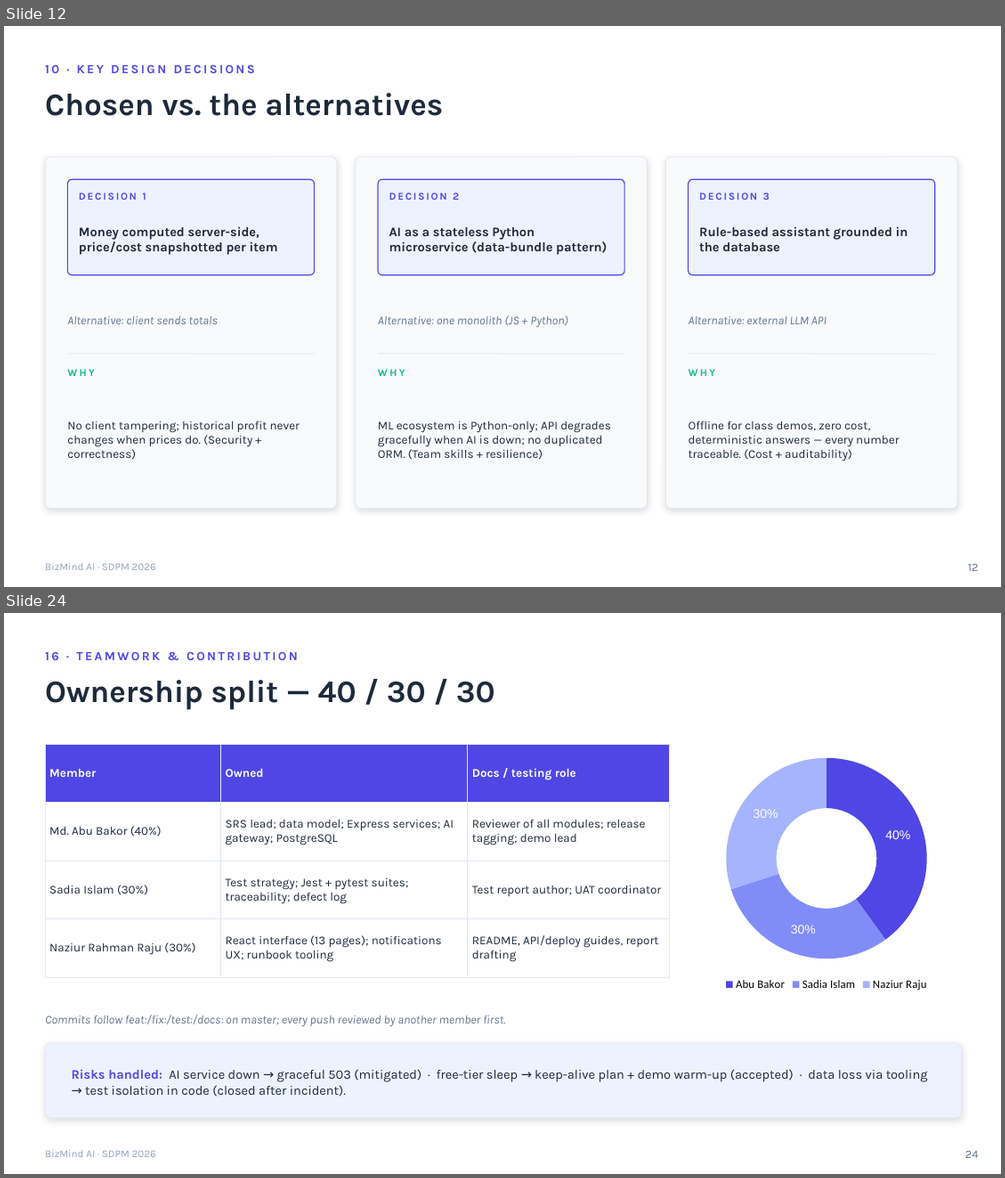
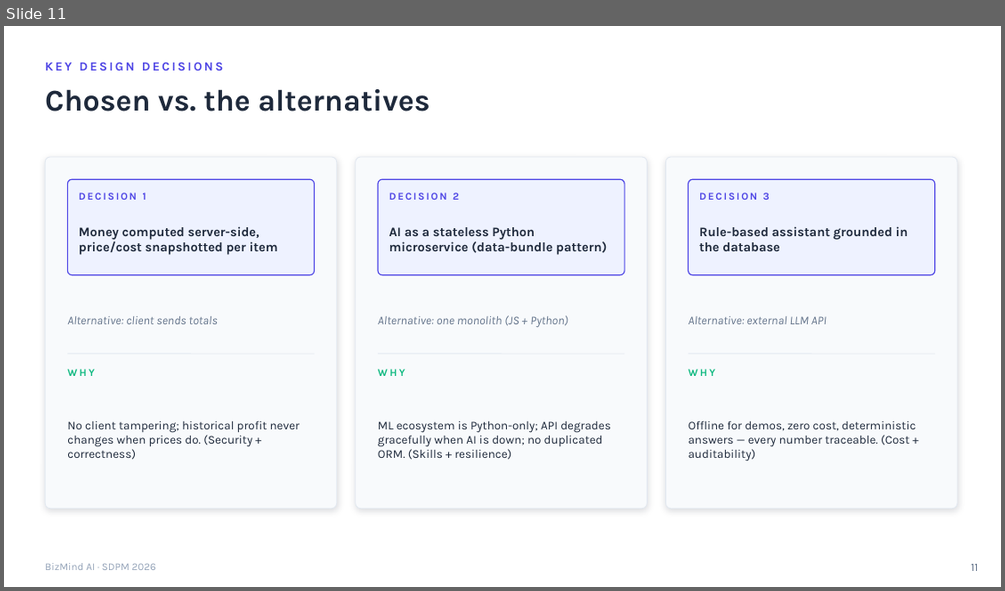
Before and after one commit to bakorish/bizmind-ai, a slide deck: docs/BizMind_AI_SDPM_Presentation.pptx. Shown one above the other, each under a label of ours: slides 12 and 24 before the commit, slide 11 after it; the slides between them are not shown. The pictures are 1005x1178 and 1005x591 pixels, drawn with LibreOffice and Linux fonts; fonts in the diff are those of the drawing. Boxes give left, top, right and bottom in pixels: in the first picture for what was removed or moved away, otherwise in the second. Text is boxed around its words. In the diff, an @@ line names an element or a change of style, - is before the commit and + after.

Commit message:
Presentation v2: compact 20-slide deck, no per-member work attribution

```diff
--- a/docs/BizMind_AI_SDPM_Presentation.pptx
+++ b/docs/BizMind_AI_SDPM_Presentation.pptx
@@ slide 24 removed at bbox=[4, 613, 1001, 1174], background #FFFFFF @@
@@ text removed at bbox=[45, 651, 298, 660] @@
-16 · TEAMWORK & CONTRIBUTION
@@ text removed at bbox=[45, 680, 495, 710] @@
-Ownership split — 40 / 30 / 30
@@ table removed at bbox=[45, 744, 670, 965], 4 rows, 3 columns @@
-Member | Owned | Docs / testing role
-Md. Abu Bakor (40%) | SRS lead; data model; Express services; AI gateway; PostgreSQL | Reviewer of all modules; release tagging; demo lead
-Sadia Islam (30%) | Test strategy; Jest + pytest suites; traceability; defect log | Test report author; UAT coordinator
-Naziur Rahman Raju (30%) | React interface (13 pages); notifications UX; runbook tooling | README, API/deploy guides, report drafting
@@ doughnut chart removed at bbox=[688, 747, 965, 995] @@
-categories: Abu Bakor, Sadia Islam, Naziur Raju
-Series 1: 40, 30, 30
@@ text removed at bbox=[45, 1014, 505, 1026] @@
-Commits follow feat:/fix:/test:/docs: on master; every push reviewed by another member first.
@@ rounded rectangle removed at bbox=[45, 1043, 961, 1118] @@
@@ text removed at bbox=[72, 1069, 928, 1096] @@
-Risks handled: AI service down → graceful 503 (mitigated) · free-tier sleep → keep-alive plan + demo warm-up (accepted) · data loss via tooling → test isolation in code (closed after incident).
@@ text removed at bbox=[45, 1150, 156, 1157] @@
-BizMind AI · SDPM 2026
@@ text removed at bbox=[965, 1151, 979, 1158] @@
-24
@@ what was slide 12 is now slide 11 @@
@@ slide 11 changed as well @@
@@ text "Chosen vs. the alternatives" at bbox=[45, 89, 429, 111]: size 30 to 29 pt @@
@@ text at bbox=[45, 62, 223, 70]: text changed @@
-10 · KEY DESIGN DECISIONS
+KEY DESIGN DECISIONS
@@ text at bbox=[378, 421, 611, 459]: text changed @@
-ML ecosystem is Python-only; API degrades gracefully when AI is down; no duplicated ORM. (Team skills + resilience)
+ML ecosystem is Python-only; API degrades gracefully when AI is down; no duplicated ORM. (Skills + resilience)
@@ text at bbox=[688, 420, 915, 461]: text changed @@
-Offline for class demos, zero cost, deterministic answers — every number traceable. (Cost + auditability)
+Offline for demos, zero cost, deterministic answers — every number traceable. (Cost + auditability)
@@ text at bbox=[971, 564, 978, 571]: text changed @@
-12
+11
```
Also in this commit, not shown: 14 other slides changed, 5 slides added, 14 other slides removed.
